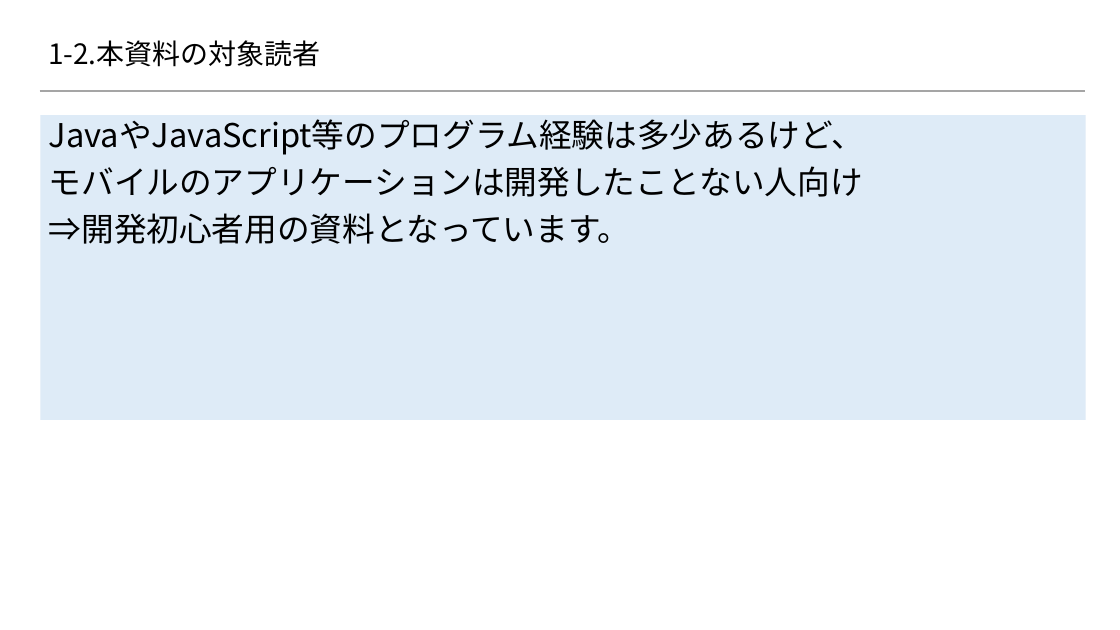
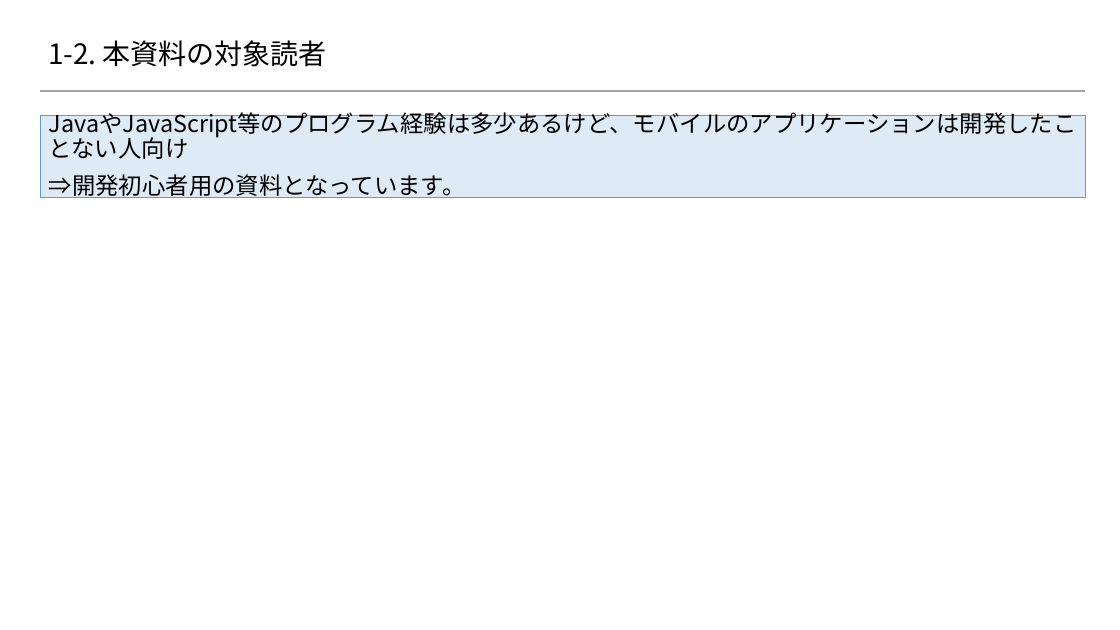
Before and after one commit to 2018SYSTEMI34/diary, a slide deck: slide 4 of doc/02_SlideShare/01.ネタ/２_Reactの基礎/Reactを用いたスマホアプリケーション開発入門 Reactの基礎編.pptx. Drawn at 1120x630 pixels with LibreOffice and Linux fonts; fonts in the diff are those of the drawing; background and template pictures are left out. Boxes give left, top, right and bottom in pixels: in the first picture for what was removed or moved away, otherwise in the second. Text is boxed around its words. In the diff, an @@ line names an element or a change of style, - is before the commit and + after.

```diff
--- a/doc/02_SlideShare/01.ネタ/２_Reactの基礎/Reactを用いたスマホアプリケーション開発入門 Reactの基礎編.pptx
+++ b/doc/02_SlideShare/01.ネタ/２_Reactの基礎/Reactを用いたスマホアプリケーション開発入門 Reactの基礎編.pptx
@@ title at (48,40,327,67): spaces changed @@
-1-2.本資料の対象読者
+1-2. 本資料の対象読者
@@ text "JavaやJavaScript等のプログラム経験は多少あるけど、モバイルのアプリケーションは開発したことない人向け": place and size @@
-text "JavaやJavaScript等のプログラム経験は多少あるけど、モバイルのアプリケーションは開発したことない人向け" at (40,115,1086,420)
+text "JavaやJavaScript等のプログラム経験は多少あるけど、モバイルのアプリケーションは開発したことない人向け" at (40,115,1086,197)
@@ text "JavaやJavaScript等のプログラム経験は多少あるけど、モバイルのアプリケーションは開発したことない人向け" at (40,115,1086,197): vertical alignment top to middle @@
@@ text at (49,112,1077,159): text changed; size 28 to 20 pt @@
-JavaやJavaScript等のプログラム経験は多少あるけど、
-モバイルのアプリケーションは開発したことない人向け
+JavaやJavaScript等のプログラム経験は多少あるけど、モバイルのアプリケーションは開発したことない人向け
@@ text at (49,174,466,198): size 28 to 20 pt in "⇒開発初心者用の資料となっています。" @@
```
Also in this commit, not shown: 18 other slides changed.
